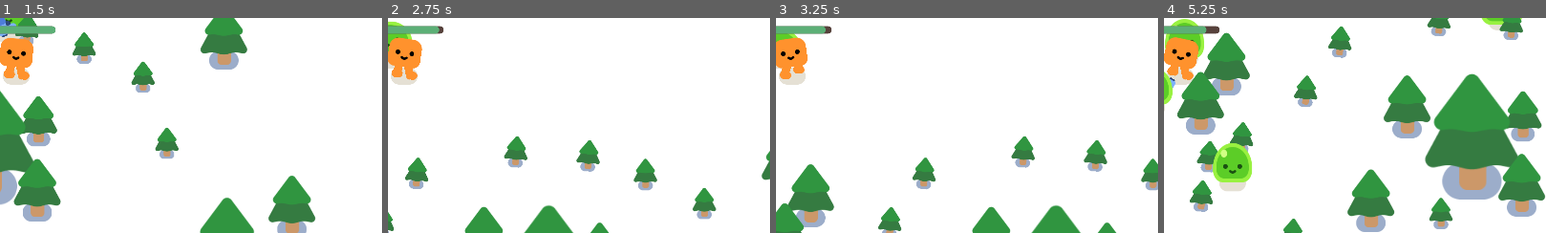
Above: before the commit, frames 1-4 (left to right).
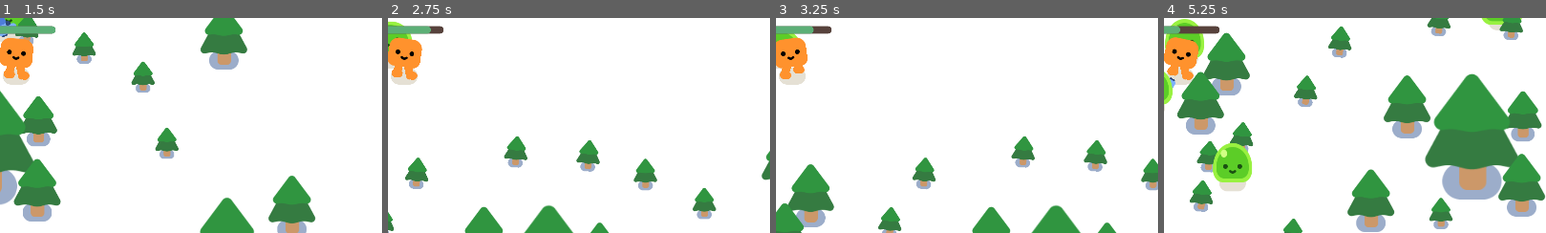
Above: after the commit, the same moments.

Repository: YvanDesPatates/2d-tuto-vampire-survivor-like
Game: Godot game, scene res://game.tscn
Two runs of this game, one before a commit and one after it. Both use one fixed random seed, a clock stepped at 60 frames per second and the inputs below.
Inputs:
- Up to frame 1 (1.5 s): tap Enter at 0.5 s; hold W (move_up) from 0.53 s (still down)
- Up to frame 2 (2.75 s): release W (move_up) at 2.03 s; hold A (move_left) from 2.03 s (still down)
- Up to frame 3 (3.25 s): keep holding A (move_left)
- Up to frame 4 (5.25 s): release A (move_left) at 3.53 s; hold S (move_down) 3.53-4.28 s; hold D (move_right) 4.28-5.03 s; hold W (move_up) from 5.03 s (still down)
The pictures show only the part of the screen within x 48-98%, y 36-86%; the shares and areas given below are measured in that part.

Frame 1 is identical in both runs. In frame 2, less than 0.1% of the frame differs, in the area x 10-14%, y 3-8%; in frame 3, 0.1%; in frame 4, 0.3%, in the area x 3-12%, y 3-8%.

Commit message:
game over screen

Diff:
--- a/game.gd
+++ b/game.gd
@@ -9,3 +9,8 @@
 
 func _on_spawn_ennemies_timer_timeout() -> void:
 	spawn_enemy()
+
+
+func _on_player_health_reach_zero() -> void:
+	$GameOverScreen.visible = true
+	get_tree().paused = true
--- a/game.tscn
+++ b/game.tscn
@@ -148,4 +148,33 @@
 wait_time = 0.3
 autostart = true
 
+[node name="GameOverScreen" type="CanvasLayer" parent="." unique_id=164734740]
+unique_name_in_owner = true
+visible = false
+
+[node name="ColorRect" type="ColorRect" parent="GameOverScreen" unique_id=1175867856]
+anchors_preset = 15
+anchor_right = 1.0
+anchor_bottom = 1.0
+grow_horizontal = 2
+grow_vertical = 2
+color = Color(0.26666668, 0.26666668, 0.26666668, 0.54509807)
+
+[node name="Label" type="Label" parent="GameOverScreen/ColorRect" unique_id=174477505]
+layout_mode = 1
+anchors_preset = 8
+anchor_left = 0.5
+anchor_top = 0.5
+anchor_right = 0.5
+anchor_bottom = 0.5
+offset_left = -43.5
+offset_top = -11.5
+offset_right = 43.5
+offset_bottom = 11.5
+grow_horizontal = 2
+grow_vertical = 2
+theme_override_font_sizes/font_size = 155
+text = "Game Over"
+
+[connection signal="health_reach_zero" from="Player" to="." method="_on_player_health_reach_zero"]
 [connection signal="timeout" from="SpawnEnnemiesTimer" to="." method="_on_spawn_ennemies_timer_timeout"]
--- a/player.gd
+++ b/player.gd
@@ -2,7 +2,7 @@
 
 signal health_reach_zero
 
-const DAMMAGE_RATE = 5.0 # max five damage per ennemies per second
+const DAMMAGE_RATE = 15.0 # max damage per second
 var speed: int = 600
 var health: float = 100.0
 
